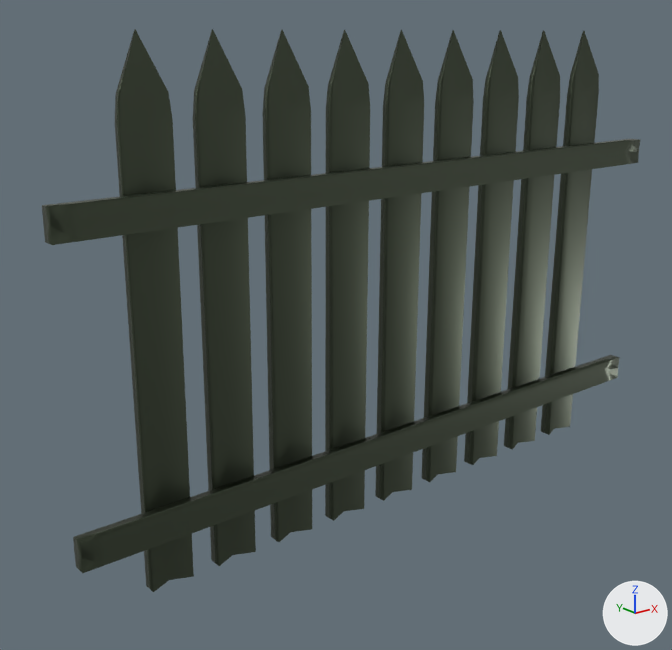
What one commit did to the FBX model Assets/OurAssets/Models/Clutter/Fence.fbx.
Camera for both pictures: a 50 mm lens placed at (-9.05, -9.84, 3.95), pointed at (-0.89, 0.35, -0.12). The lights are fixed; the arrows at lower right show +X, +Y and +Z. The picture after the commit comes second. Where no turn or scale is listed for an object, it has been applied to the vertices.

The scene before the commit, as lines of its bpy script (objects in view):
```python
me_cube = bpy.data.meshes.new('Cube')
me_cube.from_pydata(...)  # 210 vertices, 188 faces; spans x -5.31..5.31, y -0.33..0.1, z -3.0..4.0
me_cube.materials.append(mat_material)  # greyish green #4f5948
ob_cube = bpy.data.objects.new('Cube', me_cube)
ob_cube.location = (0.0, 0.0, 0.0)
```
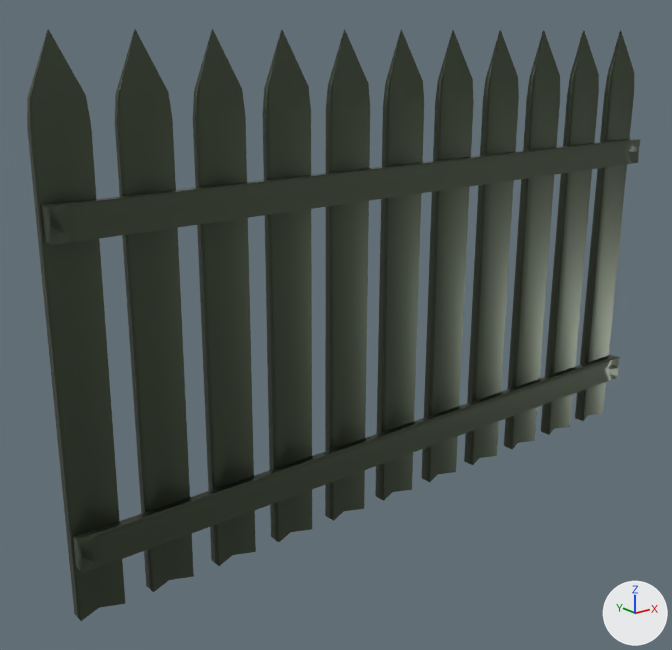
Commit message: Scene Changes + remade fence

Location of each change, (x1, y1, x2, y2) in pixels of the pictures (672 x 650 px):
'Cube', reshaped: before (42, 29, 640, 592); after (27, 29, 640, 621)
part 1 of me_cube, added: after (27, 29, 125, 621)
part 2 of me_cube, added: after (575, 31, 634, 421)

The change, as a list of edits to the scene's bpy script:
```text
Change me_cube:
    used by ob_cube; location = (0.0, 0.0, 0.0)
    remove me_cube.from_pydata(...)  # 210 vertices, 188 faces; spans x -5.31..5.31, y -0.33..0.1, z -3.0..4.0
    add me_cube.from_pydata(...)  # 246 vertices, 220 faces; spans x -5.33..5.33, y -0.33..0.1, z -3.0..4.0
    me_cube part 1: the loose piece of 18 vertices spanning x -4.33..-3.67, y -0.11..0.1, z -3.0..4.0 is copied, and the copy is moved by (-1.0, 0.0, 0.0); it spans x -5.33..-4.67, y -0.11..0.1, z -3.0..4.0
    me_cube part 2: the loose piece of 18 vertices spanning x 3.67..4.33, y -0.11..0.1, z -3.0..4.0 is copied, and the copy is moved by (1.0, 0.0, 0.0); it spans x 4.67..5.33, y -0.11..0.1, z -3.0..4.0
```
